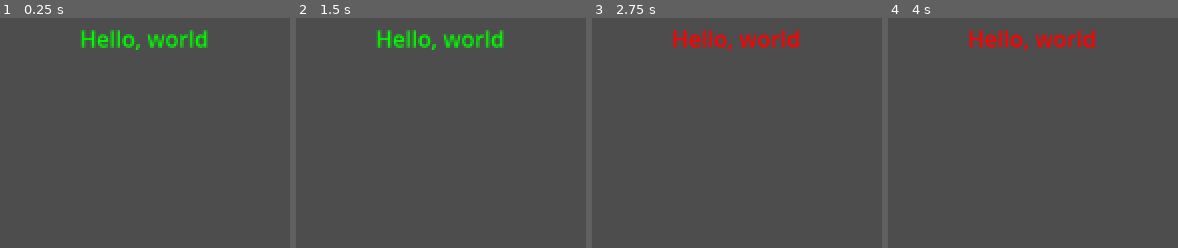
Above: before the commit, frames 1-4 (left to right).
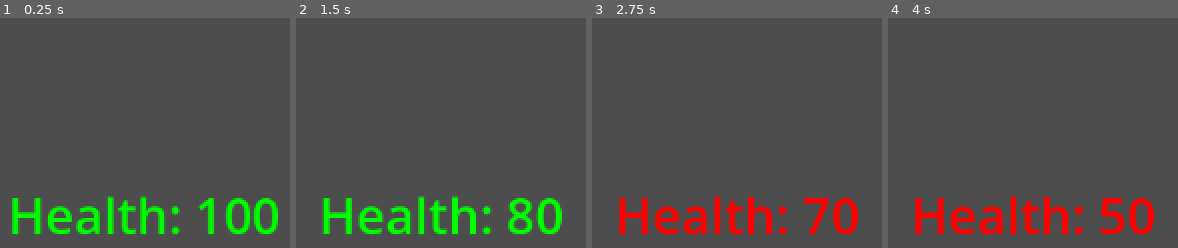
Above: after the commit, the same moments.

Repository: MattKalafut/gdscript_sandbox
Game: Godot game, scene res://main.tscn
The game is run twice, just before and just after one commit, with the same random seed, the same clock (stepped at 60 frames per second) and the same inputs.
Inputs:
- Up to frame 1 (0.25 s): no input
- Up to frame 2 (1.5 s): tap Enter at 0.5 s; hold Space (my_action) 0.53-1.28 s; tap Space (my_action) at 1.35 s
- Up to frame 3 (2.75 s): tap Enter at 2 s; hold Space (my_action) from 2.03 s (still down)
- Up to frame 4 (4 s): release Space (my_action) at 2.78 s; tap Space (my_action) at 2.85 s; tap Enter at 3.5 s; hold Space (my_action) from 3.53 s (still down)

The runs differ from the first frame. In frame 1, 8.1% of the frame differs, in the area x 4-96%, y 5-94%; in frame 2, 7.8%; in frame 3, 7.5%; in frame 4, 7.7%.

Commit message:
Modify input action to reduce health and display death message

Diff:
--- a/main.gd
+++ b/main.gd
@@ -4,17 +4,21 @@
 
 # Called when the node enters the scene tree for the first time.
 func _ready():
-	$Label.text = "Hello, world" # $Label gets the scene node called "Label" to modify it with code.
+	$Label.text = "Health: %s" % str(health)  # $Label gets the scene node called "Label" to modify it with code.
 	$Label.modulate = Color.GREEN
-
-	health = 40 # Assign to value
-	health = 20 + 30 # Assign to calculation
-	health += 20 # Adds 20 to current health. -=, *= and /= do the same for their operations
 	print(health)
 
 func _input(event):
 	if event.is_action_pressed("my_action"): # my_action is bound to spacebar in Project Settings > Input Map
-		$Label.modulate = Color.RED
+		if health > 0:
+			health -= 10
+			$Label.text = "Health: %s" % str(health) # String interpolation with GDScript https://docs.godotengine.org/en/stable/tutorials/scripting/gdscript/gdscript_format_string.html
+			$Label.modulate = Color.RED
+			print(health)
 
 	if event.is_action_released("my_action"):
-		$Label.modulate = Color.GREEN
+		if health > 0:
+			$Label.modulate = Color.GREEN
+		else:
+			$Label.modulate = Color.RED
+			$Label.text = "YOU DIED"
--- a/main.tscn
+++ b/main.tscn
@@ -17,6 +17,8 @@
 offset_bottom = 139.0
 grow_horizontal = 2
 grow_vertical = 2
+theme_override_font_sizes/font_size = 36
 text = "THIS IS A LABEL
 Hold Alt and resize the label to have it maintain the anchor point"
 horizontal_alignment = 1
+vertical_alignment = 1
